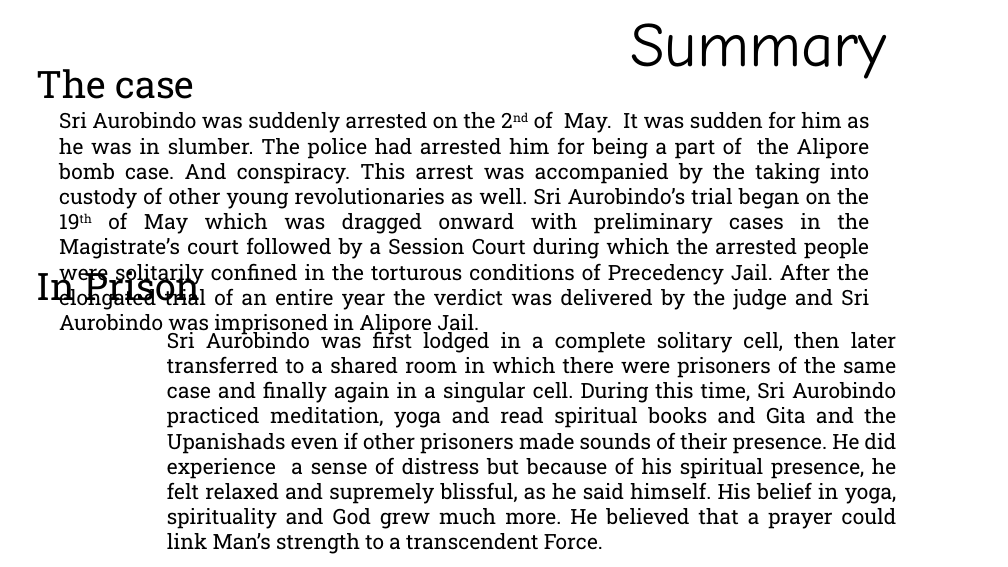
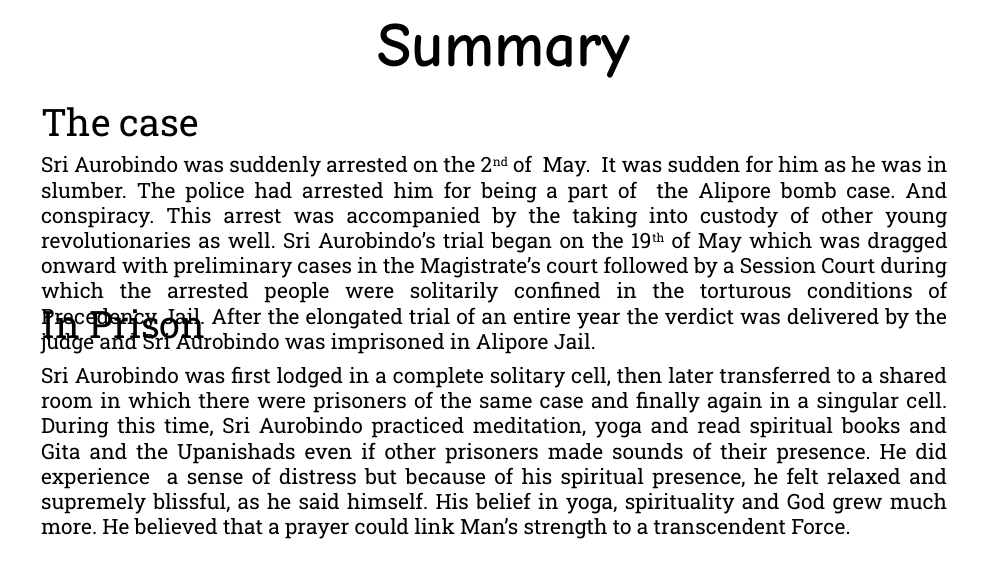
Before and after one commit to DivjotAlt/school, a slide deck: slide 2 of english project.pptx. Drawn at 1008x567 pixels with LibreOffice and Linux fonts; fonts in the diff are those of the drawing. Boxes give left, top, right and bottom in pixels: in the first picture for what was removed or moved away, otherwise in the second. Text is boxed around its words. In the diff, an @@ line names an element or a change of style, - is before the commit and + after.

```diff
--- a/english project.pptx
+++ b/english project.pptx
@@ text "Summary": place and size @@
-text "Summary" at [630, 23, 887, 79]
+text "Summary" at [377, 23, 631, 78]
@@ text "Summary" at [377, 23, 631, 78]: bold on; alignment left to centre @@
@@ text "The case": place and size @@
-text "The case" at [36, 69, 194, 99]
+text "The case" at [41, 107, 199, 137]
@@ text "Sri Aurobindo was suddenly arrested ..." rewrapped from [59, 111, 870, 337] to [41, 155, 948, 354] @@
@@ text "In Prison" rewrapped from [36, 266, 201, 310] to [41, 308, 205, 348] @@
@@ text "Sri Aurobindo was first lodged ..." rewrapped from [167, 328, 897, 554] to [41, 366, 948, 539] @@
```
Also in this commit, not shown: 4 other slides changed.
